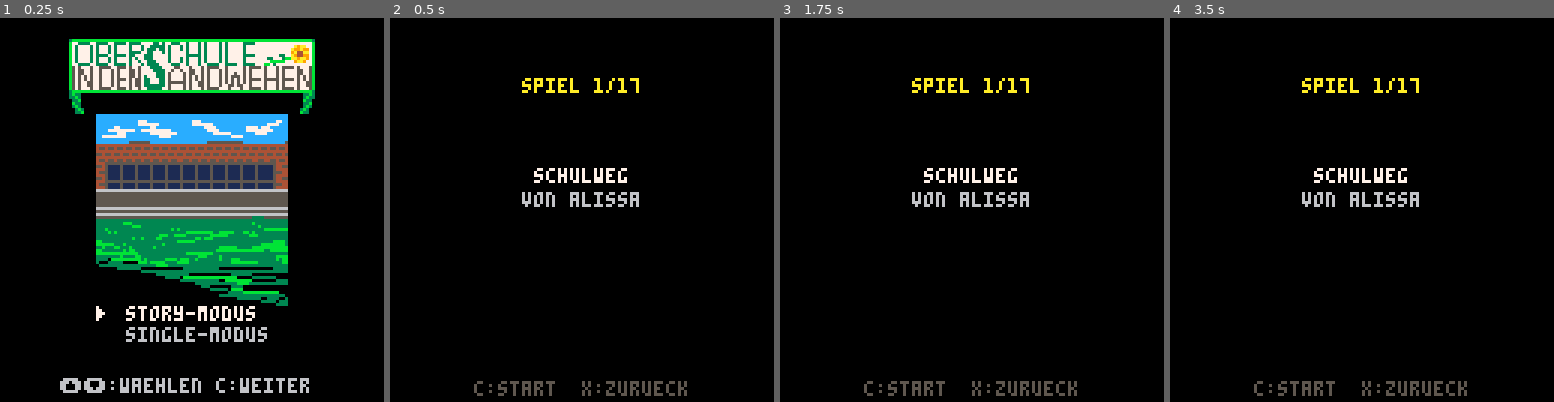
Above: before the commit, frames 1-4 (left to right).
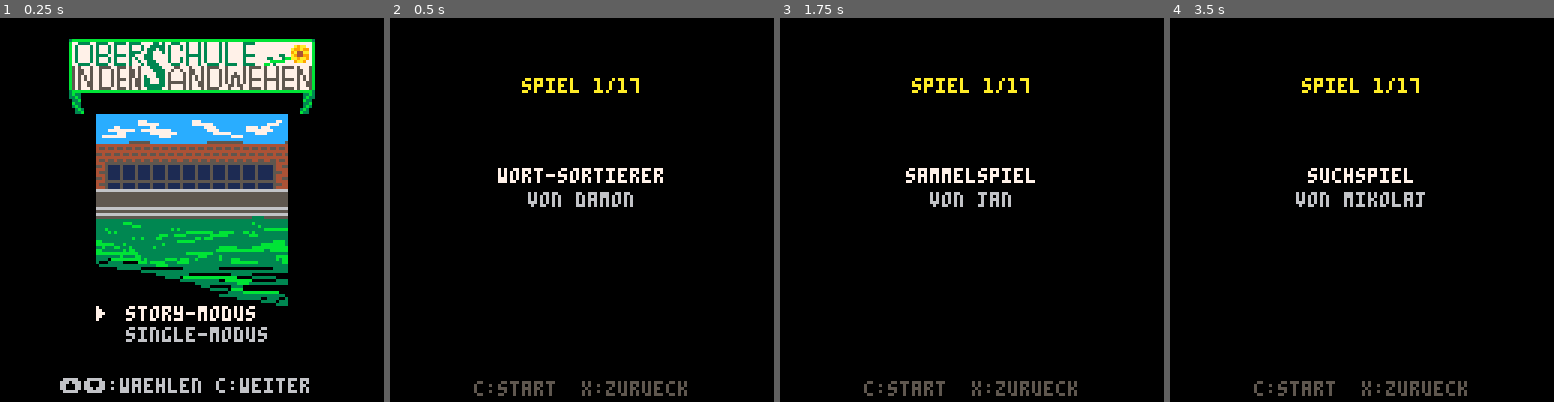
Above: after the commit, the same moments.

Repository: fpiesik/sursa_25-26
Game: PICO-8 cartridge sursa.p8
Same seed, same stepped clock (60 frames per second), same inputs: the game is played once before the commit and once after it.
Inputs:
- Up to frame 1 (0.25 s): no input
- Up to frame 2 (0.5 s): tap X (X key) at 0.33 s
- Up to frame 3 (1.75 s): tap O (Z key) at 0.7, 1.7 s; tap X (X key) at 1.07 s
- Up to frame 4 (3.5 s): tap X (X key) at 1.85, 2.97 s; tap O (Z key) every 0.4 s from 2.1 to 3.3 s; hold Up 2.15-2.42 s

Frame 1 is identical in both runs. In frame 2, 1.2% of the frame differs, in the area x 28-72%, y 39-50%; in frame 3, 1.1%; in frame 4, 1.1%.

Commit message:
Shuffle story order for new runs

Diff:
--- a/sursa.p8
+++ b/sursa.p8
@@ -49,7 +49,8 @@
 
 -- cartdata works in pico-8 html exports.
 -- slots: 0 mode, 1 story pos,
--- 2 reserved, 3 result from level
+-- 2 lives, 3 result from level,
+-- 10+ saved shuffled story order
 cartdata("surviving_sandwehen")
 
 state="title"
@@ -67,6 +68,7 @@
  if result>0 then
   dset(3,0)
   if mode==1 then
+   load_story_order()
    story_pos=max(1,dget(1))
    lives=max(0,dget(2))
    handle_story_result(result)
@@ -76,6 +78,36 @@
  else
   state="title"
  end
+end
+
+function reset_story_order()
+ story_order={}
+ for i=1,#levels do add(story_order,i) end
+end
+
+function shuffle_story_order()
+ reset_story_order()
+ for i=#story_order,2,-1 do
+  local j=flr(rnd(i))+1
+  story_order[i],story_order[j]=story_order[j],story_order[i]
+ end
+end
+
+function save_story_order()
+ for i=1,#story_order do
+  dset(9+i,story_order[i])
+ end
+end
+
+function load_story_order()
+ local ok=true
+ story_order={}
+ for i=1,#levels do
+  local li=dget(9+i)
+  if li<1 or li>#levels then ok=false end
+  add(story_order,li)
+ end
+ if not ok then reset_story_order() end
 end
 
 function handle_story_result(result)
@@ -114,6 +146,8 @@
 function start_story()
  lives=1
  story_pos=1
+ shuffle_story_order()
+ save_story_order()
  dset(0,1)
  dset(1,story_pos)
  dset(2,lives)
